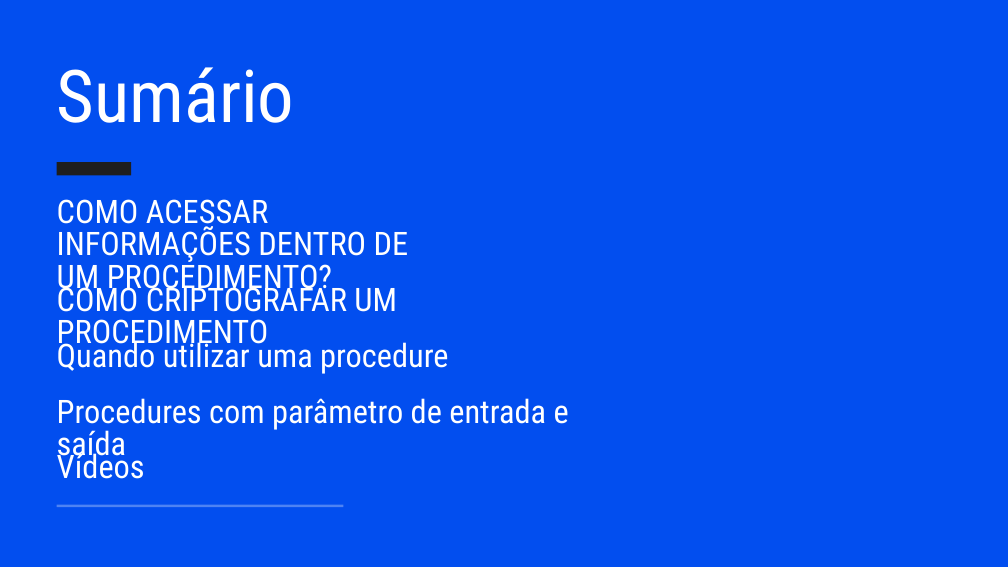
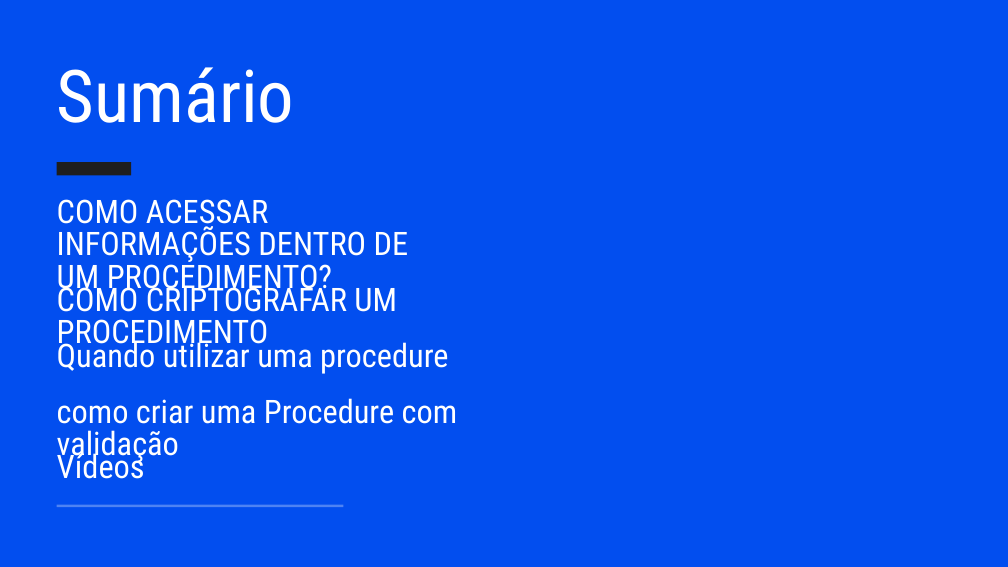
Before and after one commit to Miguel-Gu/STORED-PROCEDURES, a slide deck: slide 2 of Material de apoio/Material de apoio - stored procedures.pptx. Drawn at 1008x567 pixels with LibreOffice and Linux fonts; fonts in the diff are those of the drawing. Boxes give left, top, right and bottom in pixels: in the first picture for what was removed or moved away, otherwise in the second. Text is boxed around its words. In the diff, an @@ line names an element or a change of style, - is before the commit and + after.

```diff
--- a/Material de apoio/Material de apoio - stored procedures.pptx
+++ b/Material de apoio/Material de apoio - stored procedures.pptx
@@ text at (57,398,458,464): text changed @@
-Procedures com parâmetro de entrada e saída
+como criar uma Procedure com validação
```
Also in this commit, not shown: 3 slides added, 1 slide removed, 1 other file.
